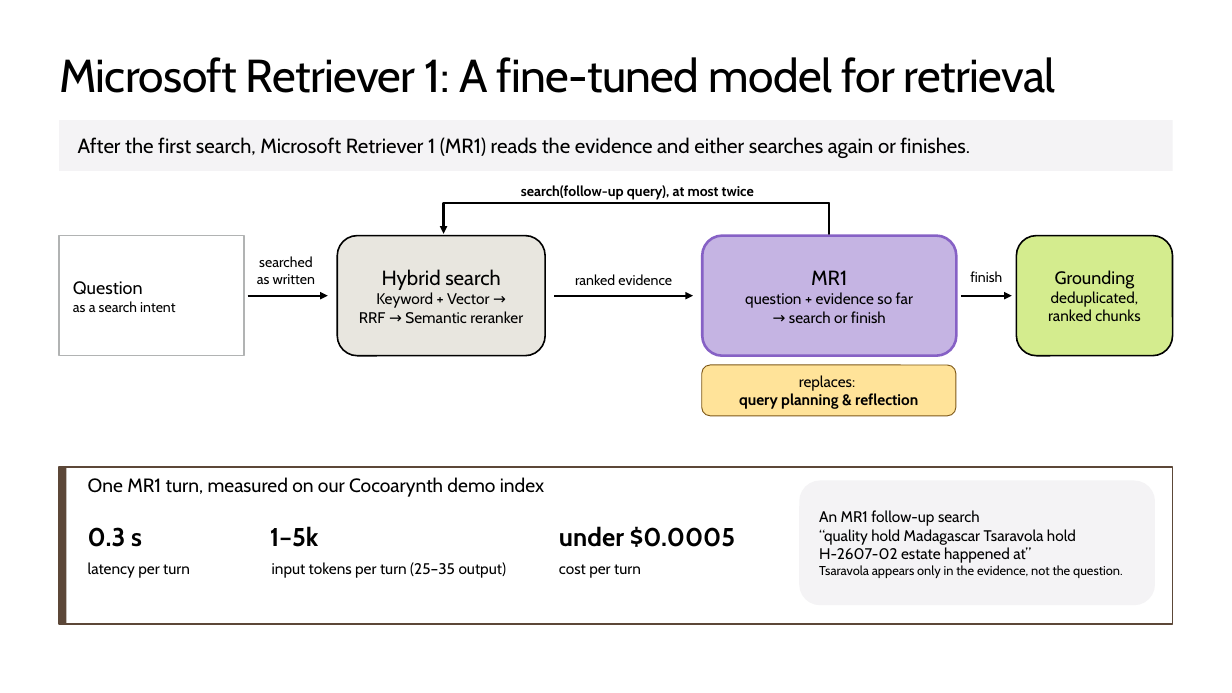
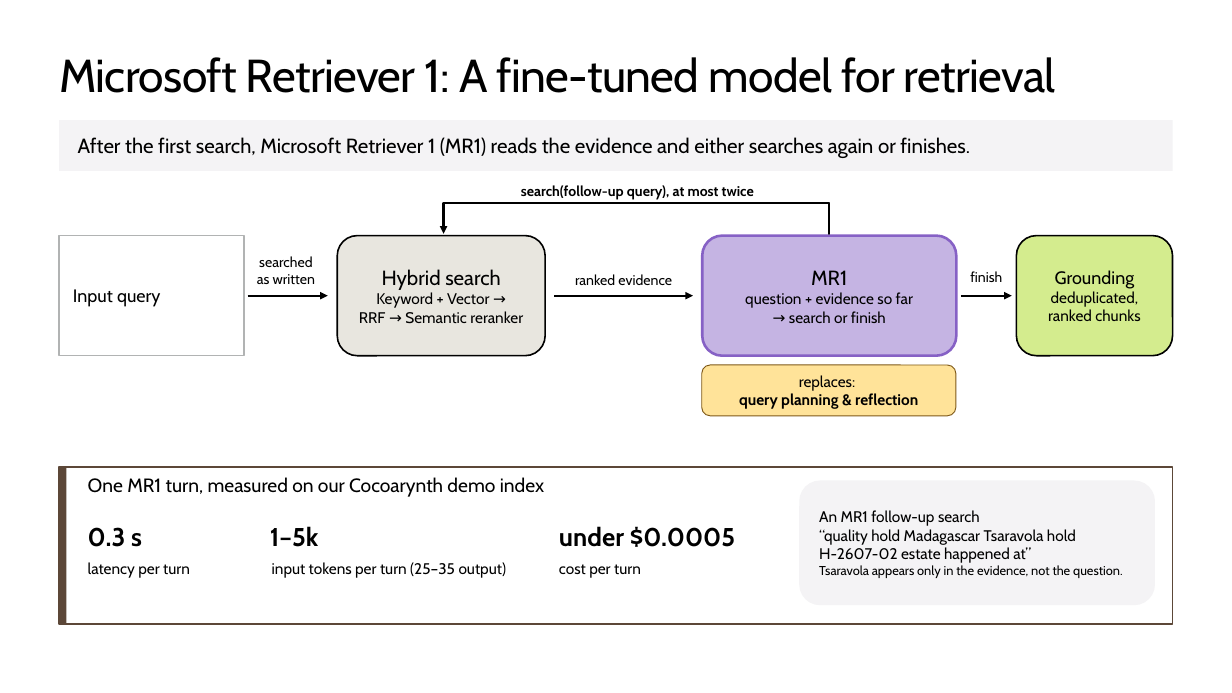
Before and after one commit to microsoft/ignite26-BRK300-building-agentic-retrieval-from-diy-to-foundry-iq, a slide deck: slide 27 of IgniteBRK300-WorkingDeck.pptx. Drawn at 1232x693 pixels with LibreOffice and Linux fonts; fonts in the diff are those of the drawing; background and template pictures are left out. Boxes give left, top, right and bottom in pixels: in the first picture for what was removed or moved away, otherwise in the second. Text is boxed around its words. In the diff, an @@ line names an element or a change of style, - is before the commit and + after.

```diff
--- a/IgniteBRK300-WorkingDeck.pptx
+++ b/IgniteBRK300-WorkingDeck.pptx
@@ text in rectangle at (73,289,161,307): text changed; size 11 to 14 pt @@
-Question
-as a search intent
+Input query
```
Also in this commit, not shown: 7 other slides changed, 1 slide added.
